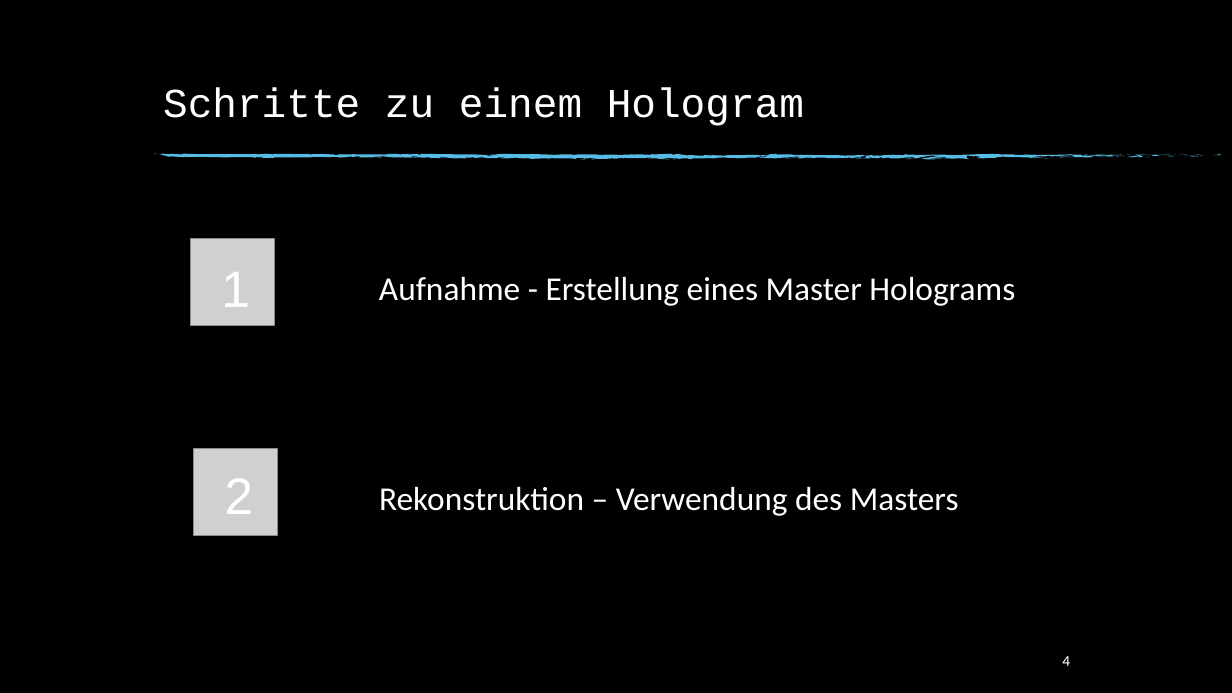
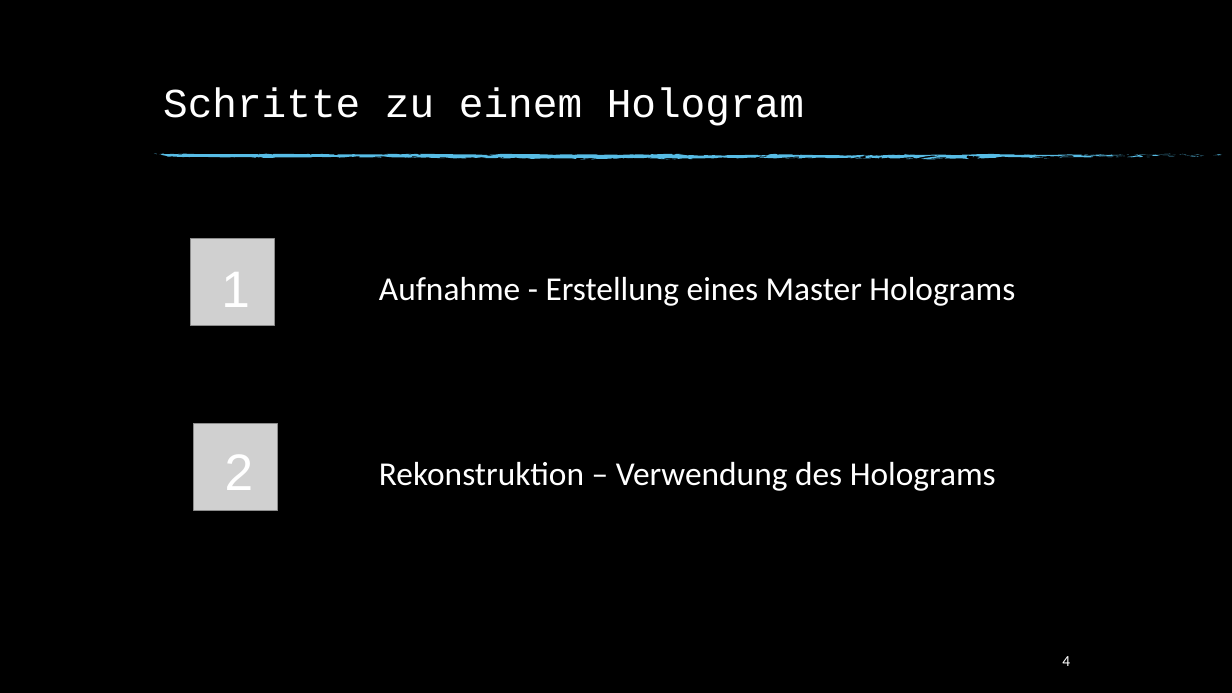
Before and after one commit to beckstev/presentations, a slide deck: slide 4 of holography/holography_presentation.pptx. Drawn at 1232x693 pixels with LibreOffice and Linux fonts; fonts in the diff are those of the drawing; grey boxes stand for pictures; background and template pictures are left out. Boxes give left, top, right and bottom in pixels: in the first picture for what was removed or moved away, otherwise in the second. Text is boxed around its words. In the diff, an @@ line names an element or a change of style, - is before the commit and + after.

```diff
--- a/holography/holography_presentation.pptx
+++ b/holography/holography_presentation.pptx
@@ picture: place and size @@
-picture at box(194, 448, 278, 535)
+picture at box(194, 424, 278, 511)
@@ text "2": place and size @@
-text "2" at box(225, 479, 254, 514)
+text "2" at box(225, 455, 254, 490)
@@ text at box(379, 462, 996, 491): text changed @@
-Rekonstruktion – Verwendung des Masters
+Rekonstruktion – Verwendung des Holograms
```
Also in this commit, not shown: 4 other slides changed, 7 slides added, 1 slide removed.
